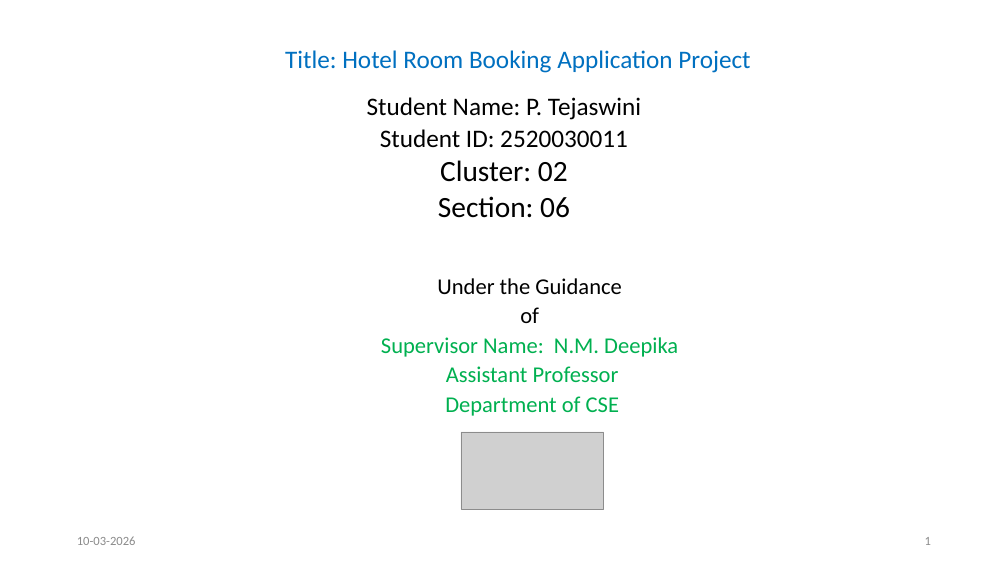
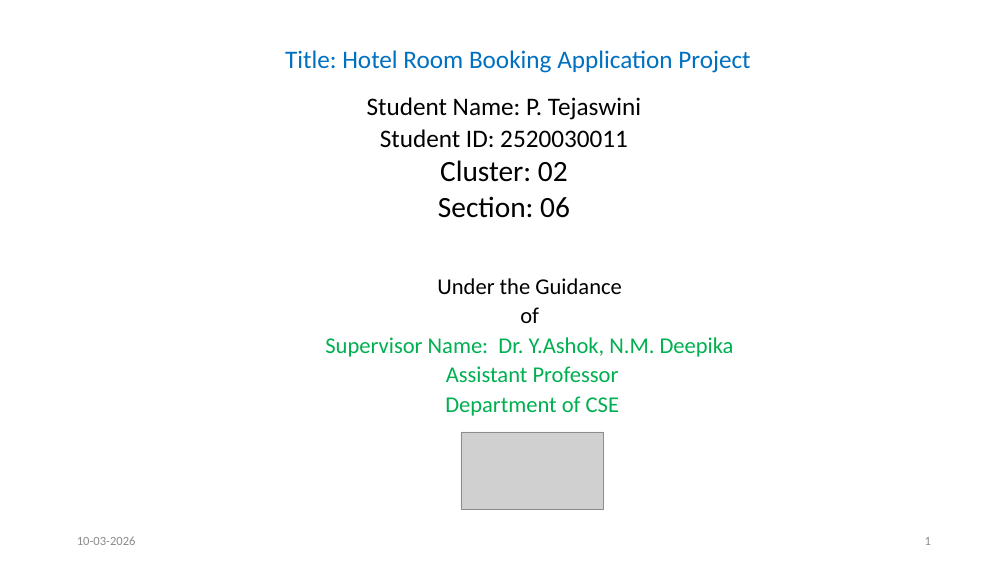
Before and after one commit to tejsree2007-design/FWD-Project, a slide deck: slide 1 of 2520030011_CSE.pptx. Drawn at 1008x567 pixels with LibreOffice and Linux fonts; fonts in the diff are those of the drawing; grey boxes stand for pictures. Boxes give left, top, right and bottom in pixels: in the first picture for what was removed or moved away, otherwise in the second. Text is boxed around its words. In the diff, an @@ line names an element or a change of style, - is before the commit and + after.

```diff
--- a/2520030011_CSE.pptx
+++ b/2520030011_CSE.pptx
@@ text at box(325, 337, 734, 357): text changed @@
-Supervisor Name: N.M. Deepika
+Supervisor Name: Dr. Y.Ashok, N.M. Deepika
```
